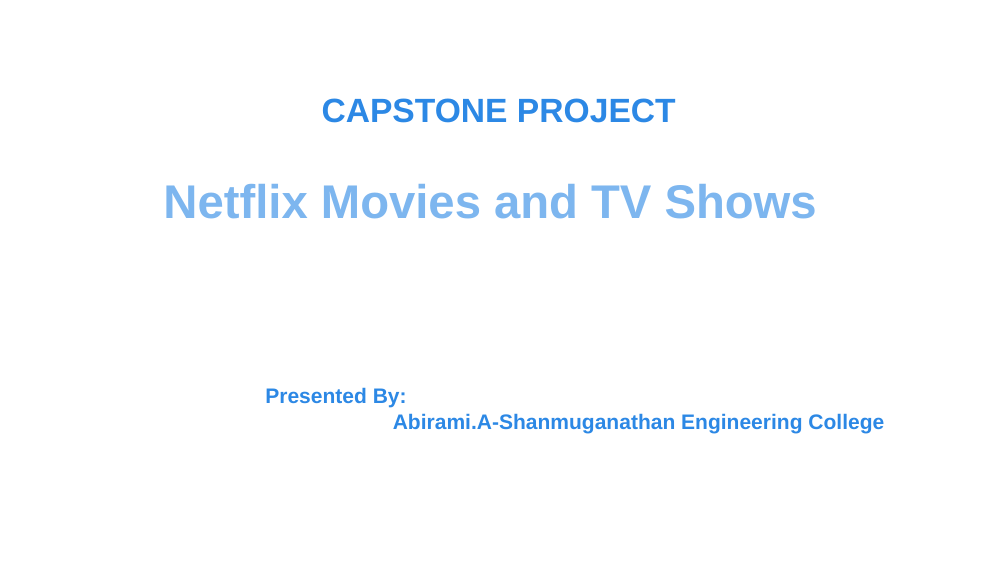
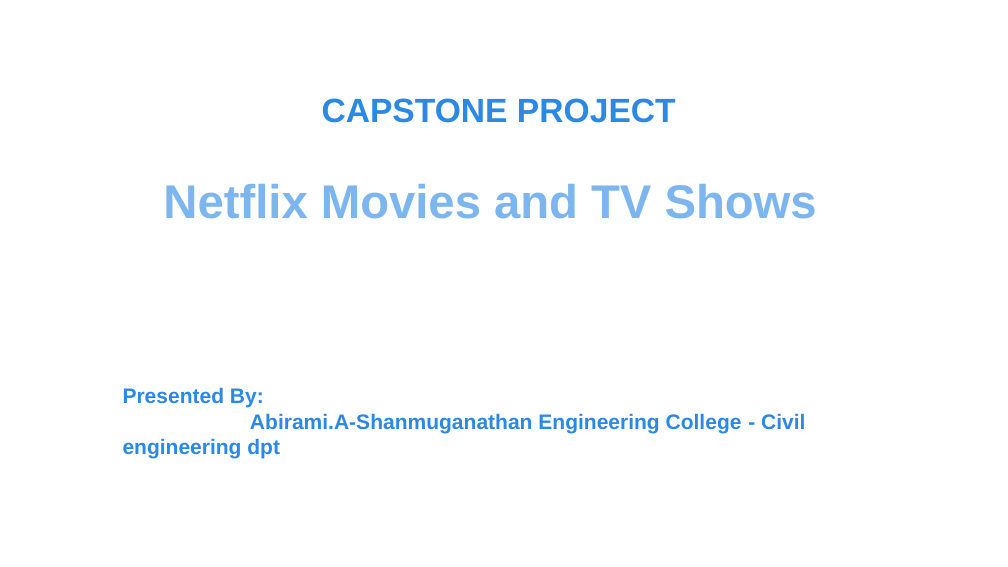
Before and after one commit to A2b0i04/Abirami.A-, a slide deck: slide 1 of Netflix Movies and TV Shows.pptx. Drawn at 1008x567 pixels with LibreOffice and Linux fonts; fonts in the diff are those of the drawing; background and template pictures are left out. Boxes give left, top, right and bottom in pixels: in the first picture for what was removed or moved away, otherwise in the second. Text is boxed around its words. In the diff, an @@ line names an element or a change of style, - is before the commit and + after.

```diff
--- a/Netflix Movies and TV Shows.pptx
+++ b/Netflix Movies and TV Shows.pptx
@@ text "Presented By:": place and size @@
-text "Presented By:" at (265, 387, 884, 433)
+text "Presented By:" at (123, 387, 805, 458)
@@ text at (123, 413, 805, 458): text changed @@
-Abirami.A-Shanmuganathan Engineering College
+Abirami.A-Shanmuganathan Engineering College - Civil engineering dpt
```
Also in this commit, not shown: 7 other slides changed.
